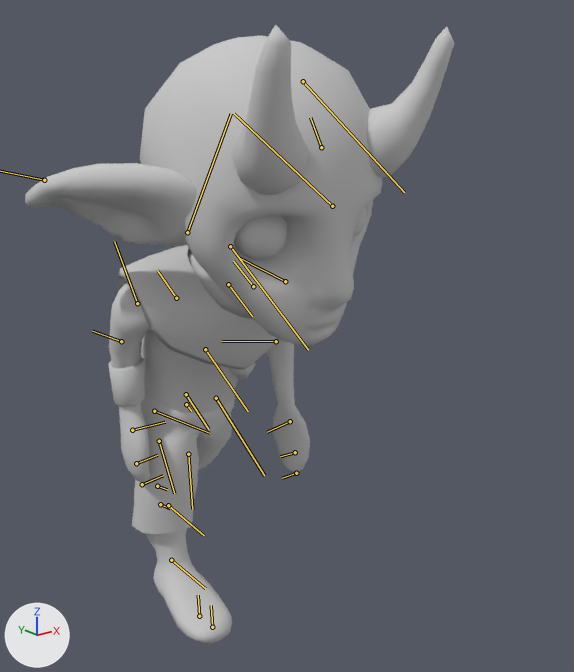
The FBX model Elementarrow/Assets/Models/Satyr/satyr.FBX: old version first, new version second.
Before and after are seen from a 50 mm lens placed at (-0.772, -1.288, 1.01), pointed at (0.095, -0.204, 0.576). Arrows for +X, +Y and +Z are at lower left; the lights stay in place. Both versions are drawn at frame 22 of the action 'Take 001'; the numbers are the values there. The bones that bend it are drawn over the model as lines.
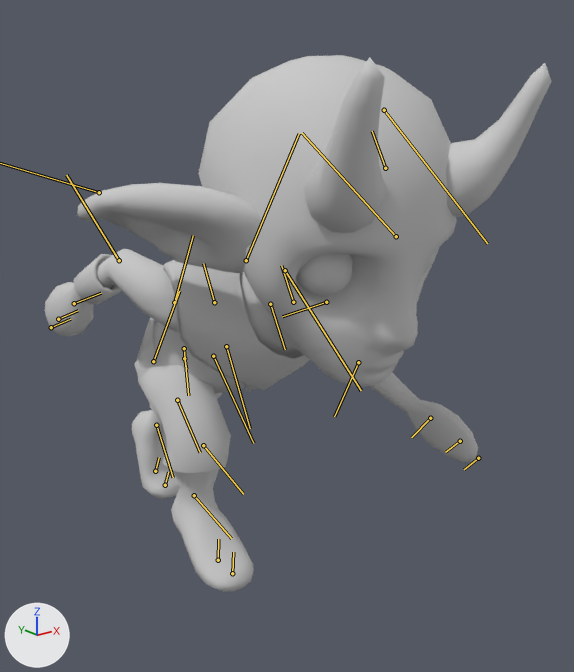
Boxes [x1, y1, x2, y2] around the edits, measured in the pictures (574 x 672 px):
'Box001', posed (18% wider, 13% shorter): before [25, 24, 455, 643]; after [45, 55, 552, 592]
bone 'Pelvis', root to tip: before (186, 404) to (191, 411); after (184, 358) to (186, 369)
bone 'SpineLow', root to tip: before (186, 394) to (208, 429); after (184, 348) to (188, 395)
bone 'SpinHigh', root to tip: before (205, 349) to (248, 411); after (226, 346) to (250, 428)
bone 'LeftUpperArm', root to tip: before (285, 281) to (239, 258); after (326, 302) to (282, 316)
bone 'LeftForearm', root to tip: before (276, 341) to (221, 341); after (358, 362) to (334, 416)
bone 'RightUpperArm', root to tip: before (137, 303) to (114, 241); after (174, 302) to (193, 235)
bone 'RightForearm', root to tip: before (121, 341) to (92, 331); after (119, 260) to (66, 175)
bone 'Head', root to tip: before (230, 246) to (308, 350); after (285, 270) to (361, 390)
bone 'LeftTigh', root to tip: before (216, 398) to (264, 475); after (213, 356) to (253, 443)
bone 'LeftCalf', root to tip: before (188, 454) to (192, 509); after (177, 400) to (200, 452)
bone 'LeftFoot', root to tip: before (159, 441) to (174, 493); after (156, 425) to (173, 477)
bone 'LeftToe', root to tip: before (157, 486) to (167, 489); after (155, 471) to (159, 457)
bone 'RightTigh', root to tip: before (154, 411) to (209, 433); after (153, 361) to (179, 291)
bone 'RightCalf', root to tip: before (168, 505) to (204, 535); after (203, 445) to (243, 494)
bone 'RightFoot', root to tip: before (171, 560) to (205, 588); after (194, 495) to (231, 538)
bone 'RightToe', root to tip: before (199, 616) to (198, 595); after (218, 560) to (218, 539)

The change in detail:
Object 'RootNode' (bone_rig_object) moves from (0.0, 0.0, 0.4) to (0.0, 0.0, 0.498).
Bone 'Pelvis' (bone_pelvis) turns from (0, -4, 22) to (-6, -8, 65) degrees about its own x, y and z.
Bone 'SpineLow' (bone_spinelow) moves from (-0.06, -0.31, -0.06) to (-0.49, -0.75, -0.13).
Bone 'SpineLow' (bone_spinelow) turns from (1, 0, 9) to (1, -1, 10) degrees about its own x, y and z.
Bone 'SpinHigh' (bone_spinhigh) turns from (-2, 4, -2) to (-7, 7, -25) degrees about its own x, y and z.
Bone 'LeftUpperArm' (bone_leftupperarm) turns from (-99, 73, -96) to (-86, 15, -69) degrees about its own x, y and z.
Bone 'LeftForearm' (bone_leftforearm) turns from (0, 0, -13) to (0, 0, -25) degrees about its own x, y and z.
Bone 'RightUpperArm' (bone_rightupperarm) turns from (74, -106, -77) to (-84, -23, 58) degrees about its own x, y and z.
Bone 'RightForearm' (bone_rightforearm) turns from (0, 0, -41) to (0, 0, -50) degrees about its own x, y and z.
Bone 'Head' (bone_head) turns from (5, 1, -13) to (8, 4, -29) degrees about its own x, y and z.
Bone 'LeftTigh' (bone_lefttigh) moves from (-0.24, 0.4, -0.05) to (-0.9, 0.66, -0.08).
Bone 'LeftTigh' (bone_lefttigh) turns from (0, 4, 13) to (1, 10, 45) degrees about its own x, y and z.
Bone 'LeftCalf' (bone_leftcalf) turns from (0, 0, -50) to (0, 0, 0) degrees about its own x, y and z.
Bone 'LeftFoot' (bone_leftfoot) turns from (-2, -1, 7) to (-1, -1, -30) degrees about its own x, y and z.
Bone 'LeftToe' (bone_lefttoe) turns from (0, 0, -17) to (0, 0, 35) degrees about its own x, y and z.
Bone 'RightTigh' (bone_righttigh) moves from (-0.21, 0.36, -0.06) to (-0.75, 0.56, -0.14).
Bone 'RightTigh' (bone_righttigh) turns from (1, 4, 53) to (11, 1, 145) degrees about its own x, y and z.
Bone 'RightCalf' (bone_rightcalf) turns from (0, 0, -9) to (0, 0, -75) degrees about its own x, y and z.
Bone 'RightFoot' (bone_rightfoot) turns from (0, 0, -12) to (0, 0, -10) degrees about its own x, y and z.
Bone 'RightToe' (bone_righttoe) turns from (0, 0, 3) to (0, 0, 10) degrees about its own x, y and z.
